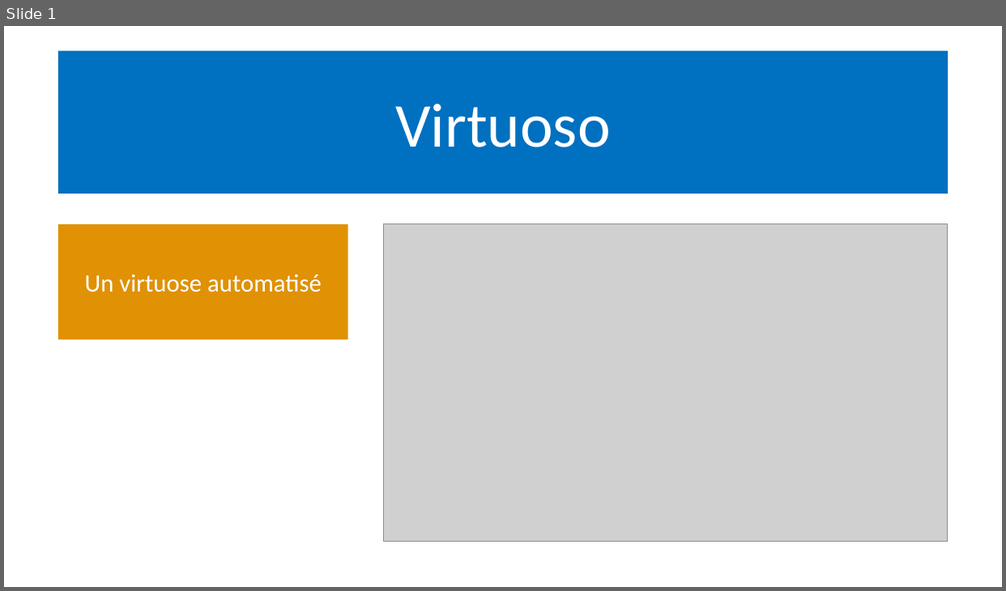
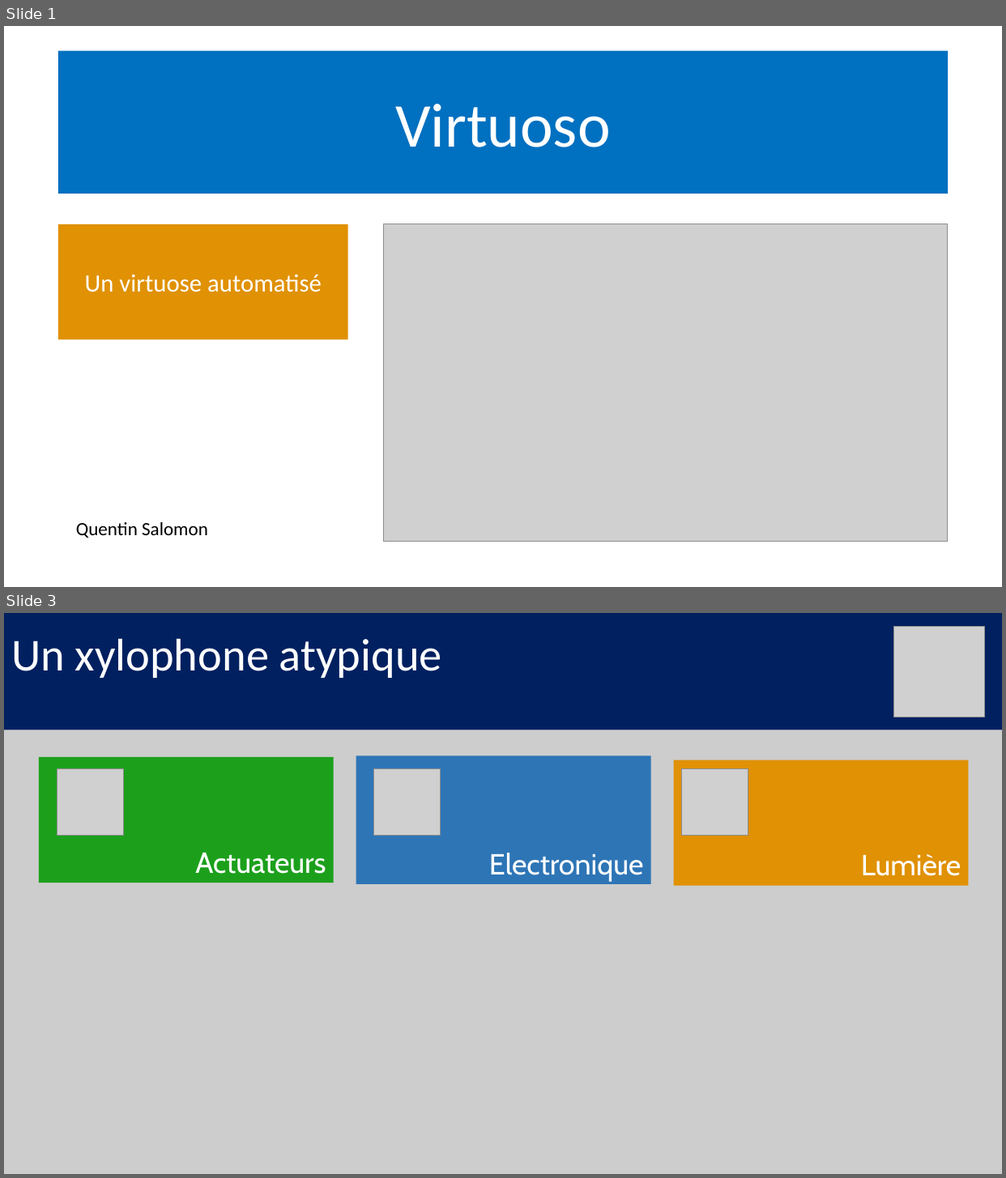
Before and after one commit to QuentinSalomon/TB, a slide deck: Administratif/Presentation intermediare/Presentation intermédiaire.pptx. Shown one above the other, each under a label of ours: slide 1 before the commit, slides 1 and 3 after it; the slides between them are not shown. The pictures are 1006x591 and 1006x1178 pixels, drawn with LibreOffice and Linux fonts; fonts in the diff are those of the drawing; grey boxes stand for pictures. Boxes give left, top, right and bottom in pixels: in the first picture for what was removed or moved away, otherwise in the second. Text is boxed around its words. In the diff, an @@ line names an element or a change of style, - is before the commit and + after.

```diff
--- a/Administratif/Presentation intermediare/Presentation intermédiaire.pptx
+++ b/Administratif/Presentation intermediare/Presentation intermédiaire.pptx
@@ slide 3 added at box(4, 613, 1002, 1174), background #FFFFFF @@
@@ rectangle added at box(4, 613, 1002, 730), fill #002060, 44 pt, text #FFFFFF @@
+Un xylophone atypique
@@ picture added at box(893, 627, 984, 717) @@
@@ rectangle added at box(4, 730, 1002, 1174), fill #080808 at 20% opacity @@
@@ rectangle added at box(39, 757, 334, 884), fill #1CA01C, 28 pt, text #FFFFFF @@
+Actuateurs
@@ rectangle added at box(356, 756, 651, 884), fill #2E75B6, 28 pt, text #FFFFFF @@
+Electronique
@@ picture added at box(57, 769, 124, 836) @@
@@ picture added at box(374, 769, 441, 835) @@
@@ rectangle added at box(674, 760, 969, 885), fill #E09104, 28 pt, text #FFFFFF @@
+Lumière
@@ picture added at box(681, 769, 748, 835) @@
@@ slide 1 changed as well @@
@@ text added at box(76, 523, 208, 538), 18 pt, text #000000 @@
+Quentin Salomon
```
Also in this commit, not shown: 2 other slides changed, 7 other slides added, 2 slides removed, 2 other files.
